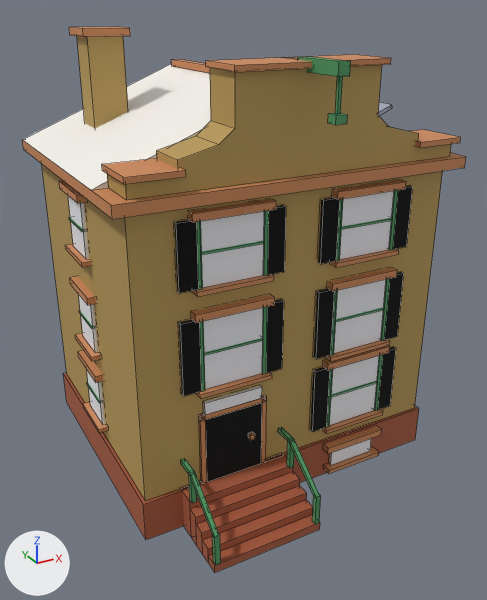
The Blender file assets/managed-models/buildings/house-1x1-3f-dutch-a-solar/house-1x1-3f-dutch-a-solar.blend, before and after one commit.
Before and after are seen from a 50 mm lens placed at (-0.914, -1.658, 1.31), pointed at (-0.028, -0.047, 0.504). Lighting does not change. The marker at lower left points along +X, +Y and +Z. The picture after the commit comes second. Mesh edges are drawn as thin lines.

Before the edit, the objects in view are built like this:
```python
me_house_1x1_3f_dutch_a_solar = bpy.data.meshes.new('house-1x1-3f-dutch-a-solar')
me_house_1x1_3f_dutch_a_solar.from_pydata(...)  # 1148 vertices, 856 faces; spans x -0.5..0.5, y -0.5..0.495, z 0.0..1.25
me_house_1x1_3f_dutch_a_solar.materials.append(mat_m_house_1x1_3f_dutch_a_solar)
ob_house_1x1_3f_dutch_a_solar = bpy.data.objects.new('house-1x1-3f-dutch-a-solar', me_house_1x1_3f_dutch_a_solar)
ob_house_1x1_3f_dutch_a_solar.location = (0.0, 0.0, 0.0)
```
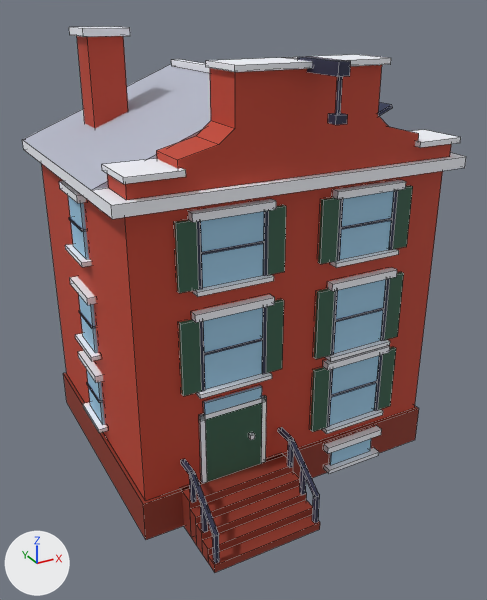
The change, as a list of edits to the scene's bpy script:
```text
Change me_house_1x1_3f_dutch_a_solar:
    used by ob_house_1x1_3f_dutch_a_solar; location = (0.0, 0.0, 0.0)
    remove me_house_1x1_3f_dutch_a_solar.from_pydata(...)  # 1148 vertices, 856 faces; spans x -0.5..0.5, y -0.5..0.495, z 0.0..1.25
    add me_house_1x1_3f_dutch_a_solar.from_pydata(...)  # 1164 vertices, 868 faces; spans x -0.5..0.5, y -0.5..0.495, z 0.0..1.25
    me_house_1x1_3f_dutch_a_solar part 1: the loose piece of 8 vertices spanning x -0.357..-0.343, y -0.367..-0.353, z 0.12..0.21 is moved by (0.0, -0.065, -0.047)
    me_house_1x1_3f_dutch_a_solar part 2: the loose piece of 8 vertices spanning x -0.057..-0.043, y -0.367..-0.353, z 0.12..0.21 is moved by (-0.3, 0.0, 0.001)
    me_house_1x1_3f_dutch_a_solar part 3: the loose piece of 8 vertices spanning x -0.057..-0.043, y -0.5..-0.486, z 0.024..0.114 is moved by (0.0, 0.003, 0.001)
    me_house_1x1_3f_dutch_a_solar part 4: a new loose piece, a box spanning x -0.056..-0.044, y -0.431..-0.419, z 0.072..0.164, in mat_m_house_1x1_3f_dutch_a_solar
    me_house_1x1_3f_dutch_a_solar part 5: a new loose piece, a box spanning x -0.056..-0.044, y -0.366..-0.354, z 0.12..0.212, in mat_m_house_1x1_3f_dutch_a_solar
    me_house_1x1_3f_dutch_a_solar part 6
    8 faces are deleted
    8 new faces join them
    me_house_1x1_3f_dutch_a_solar part 7: 822 kept faces spanning x -0.5..0.5, y -0.5..0.495, z 0.0..1.25 get new texture (UV) coordinates
    other edits to the shape of me_house_1x1_3f_dutch_a_solar do not show in these pictures
```

What differs and where, as boxes [x1, y1, x2, y2] in the pictures (487 x 600 px; the box of a moved part takes in the faces that stretch with it):
part 1 of me_house_1x1_3f_dutch_a_solar, moved or reshaped: before [189, 471, 197, 503]; after [201, 502, 208, 533]
part 2 of me_house_1x1_3f_dutch_a_solar, moved or reshaped: before [287, 439, 294, 468]; after [189, 470, 196, 503]
part 3 of me_house_1x1_3f_dutch_a_solar, moved or reshaped: before [312, 495, 321, 524]; after [312, 493, 320, 523]
part 4 of me_house_1x1_3f_dutch_a_solar, added: after [300, 466, 307, 495]
part 5 of me_house_1x1_3f_dutch_a_solar, added: after [287, 438, 294, 468]
part 6 of me_house_1x1_3f_dutch_a_solar, moved or reshaped: before [278, 429, 316, 496]; after [278, 429, 316, 498]
part 7 of me_house_1x1_3f_dutch_a_solar, surface changed: [22, 27, 466, 573] in both
